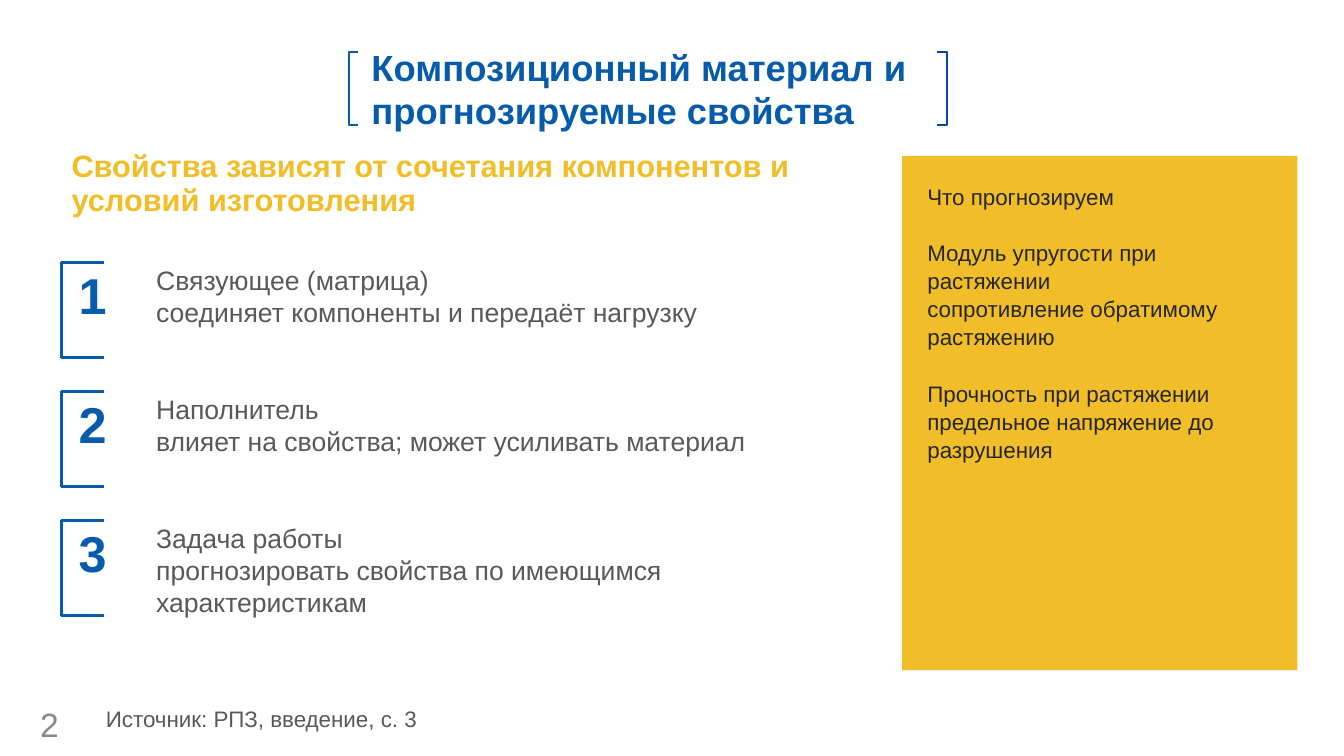
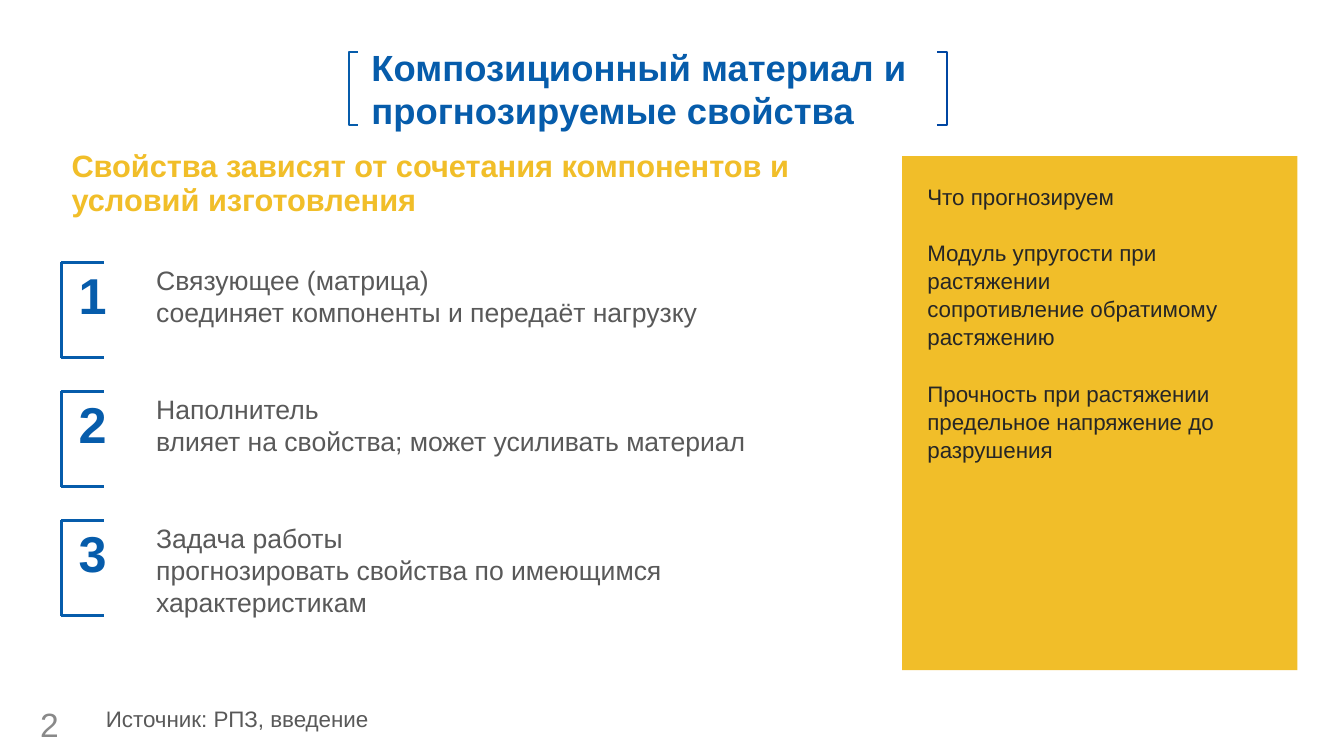
Before and after one commit to fpvcstep/composites-property-prediction, a slide deck: slide 2 of presentation/Презентация.pptx. Drawn at 1344x756 pixels with LibreOffice and Linux fonts; fonts in the diff are those of the drawing; background and template pictures are left out. Boxes give left, top, right and bottom in pixels: in the first picture for what was removed or moved away, otherwise in the second. Text is boxed around its words. In the diff, an @@ line names an element or a change of style, - is before the commit and + after.

```diff
--- a/presentation/Презентация.pptx
+++ b/presentation/Презентация.pptx
@@ text at <box>106,711,368,732</box>: text changed @@
-Источник: РПЗ, введение, с. 3
+Источник: РПЗ, введение
```
Also in this commit, not shown: 10 other slides changed, 5 other files.
